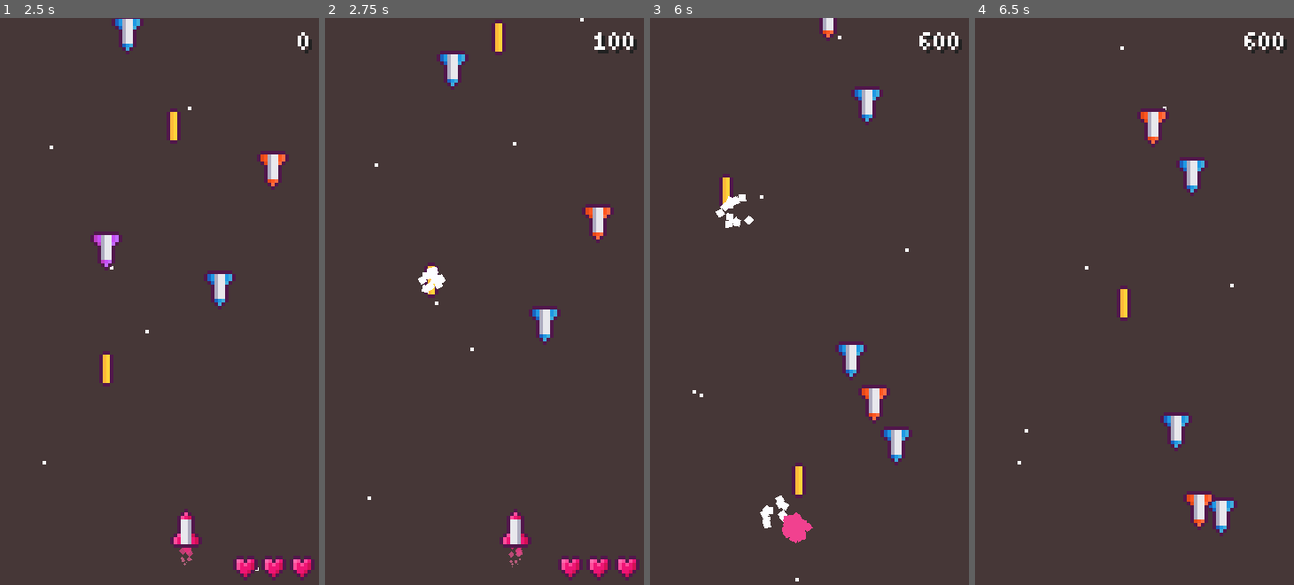
Above: before the commit, frames 1-4 (left to right).
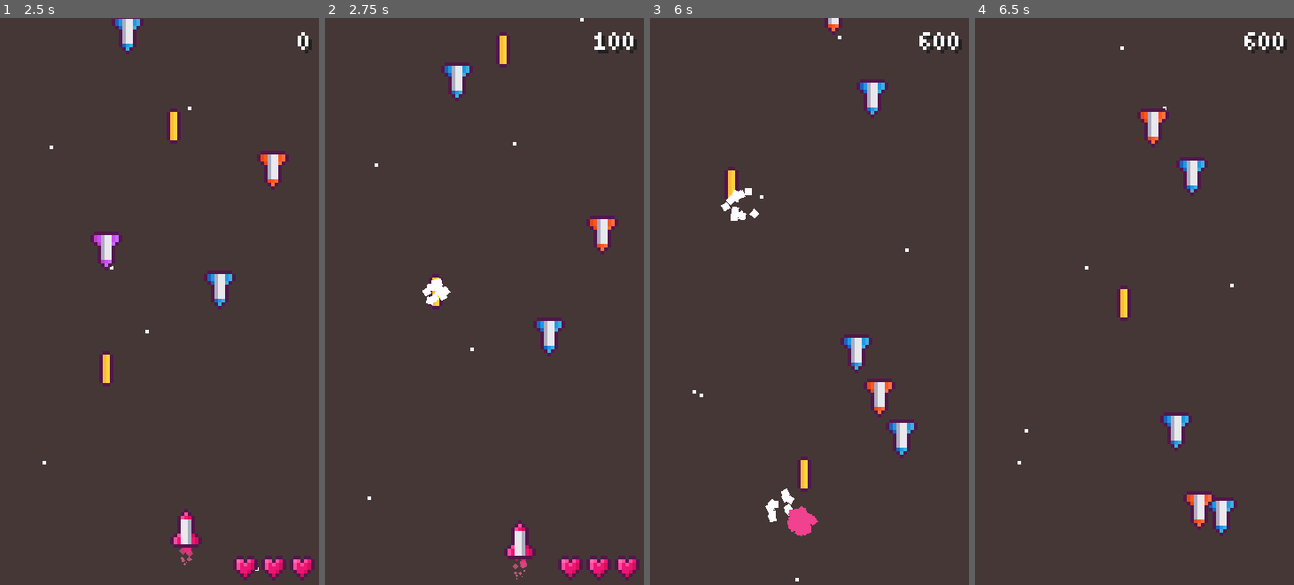
Above: after the commit, the same moments.

Repository: xinyer/game-spaceshooter
Game: Godot game, scene res://scene/World.tscn
The game is run twice, just before and just after one commit, with the same random seed, the same clock (stepped at 60 frames per second) and the same inputs.
Inputs (mouse positions are in pixels of both pictures, inside the frame that each line leads up to):
- Up to frame 1 (2.5 s): move the mouse to (229, 273) at 0.52 s; press the mouse at (229, 273) at 0.53 s; move the mouse to (95, 329) at 1.27 s; release the mouse at (95, 329) at 1.28 s; click (95, 329) at 1.35 s; move the mouse to (191, 176) at 2.02 s; press the mouse at (191, 176) at 2.03 s
- Up to frame 2 (2.75 s): no input
- Up to frame 3 (6 s): move the mouse to (793, 414) at 2.77 s; release the mouse at (793, 414) at 2.78 s; click (793, 414) at 2.85 s; move the mouse to (905, 386) at 3.52 s; press the mouse at (905, 386) at 3.53 s; move the mouse to (713, 216) at 4.27 s; release the mouse at (713, 216) at 4.28 s; click (713, 216) at 4.35 s; move the mouse to (825, 301) at 5.02 s; press the mouse at (825, 301) at 5.03 s; move the mouse to (761, 159) at 5.77 s; release the mouse at (761, 159) at 5.78 s; click (761, 159) at 5.85 s
- Up to frame 4 (6.5 s): no input

Frame 1 is identical in both runs. In frame 2, 3.2% of the frame differs, in the area x 29-92%, y 0-100%; in frame 3, 3.9%, in the area x 20-84%, y 0-93%; in frame 4, nothing differs.

Commit message:
Add screen shake if enemy or player die

Diff:
--- /dev/null
+++ b/scene/ScreenShake.tscn
@@ -0,0 +1,15 @@
+[gd_scene load_steps=2 format=2]
+
+[ext_resource path="res://script/ScreenShake.gd" type="Script" id=1]
+
+[node name="ScreenShake" type="Node2D"]
+script = ExtResource( 1 )
+
+[node name="ShakeTween" type="Tween" parent="."]
+
+[node name="Frequency" type="Timer" parent="."]
+
+[node name="Duration" type="Timer" parent="."]
+one_shot = true
+[connection signal="timeout" from="Frequency" to="." method="_on_Frequency_timeout"]
+[connection signal="timeout" from="Duration" to="." method="_on_Duration_timeout"]
--- a/scene/World.tscn
+++ b/scene/World.tscn
@@ -10,6 +10,8 @@
 [ext_resource path="res://script/ParallaxBackground.gd" type="Script" id=8]
 [ext_resource path="res://assets/Background/Star_background_2.png" type="Texture" id=9]
 [ext_resource path="res://assets/Background/Star_background_3.png" type="Texture" id=10]
+[ext_resource path="res://scene/ScreenShake.tscn" type="PackedScene" id=11]
+[ext_resource path="res://script/Camera2D.gd" type="Script" id=12]
 
 [sub_resource type="DynamicFont" id=1]
 size = 8
@@ -85,5 +87,12 @@
 visible = false
 texture = ExtResource( 10 )
 centered = false
+
+[node name="Camera2D" type="Camera2D" parent="."]
+anchor_mode = 0
+current = true
+script = ExtResource( 12 )
+
+[node name="ScreenShake" parent="Camera2D" instance=ExtResource( 11 )]
 [connection signal="node_instance" from="Player" to="." method="_node_instance"]
 [connection signal="timeout" from="EnemyTimer" to="." method="_on_EnemyTimer_timeout"]
--- /dev/null
+++ b/script/Camera2D.gd
@@ -0,0 +1,15 @@
+extends Camera2D
+
+func _ready():
+	Global.camera = self
+	pass
+
+
+func _exit_tree():
+	Global.camera = null
+	pass
+
+
+func small_shake():
+	$ScreenShake.start(0.1, 15, 4, 0)
+	pass
--- a/script/Enemy.gd
+++ b/script/Enemy.gd
@@ -25,6 +25,8 @@
 		if health <= 0:
 			AudioManager.play("Explosion")
 			emit_signal("node_instance", destory_particles, global_position)
+			if Global.camera != null:
+				Global.camera.small_shake()
 			Global.score += point
 			queue_free()
 	pass
--- a/script/Global.gd
+++ b/script/Global.gd
@@ -5,3 +5,5 @@
 var player_health = 0
 
 var score = 0
+
+var camera = null
--- a/script/Player.gd
+++ b/script/Player.gd
@@ -36,5 +36,7 @@
 		if (Global.player_health == 0):
 			AudioManager.play("Explosion")
 			emit_signal("node_instance", destory_particles, global_position)
+			if Global.camera != null:
+				Global.camera.small_shake()
 			queue_free()
 	pass
--- /dev/null
+++ b/script/ScreenShake.gd
@@ -0,0 +1,46 @@
+extends Node
+
+const TRANS = Tween.TRANS_SINE
+const EASE = Tween.EASE_IN_OUT
+
+var amplitude = 0
+var priority = 0
+
+onready var camera = get_parent()
+
+func start(duration = 0.2, frequency = 15, amplitude = 16, priority = 0):
+	if (priority >= self.priority):
+		self.priority = priority
+		self.amplitude = amplitude
+
+		$Duration.wait_time = duration
+		$Frequency.wait_time = 1 / float(frequency)
+		$Duration.start()
+		$Frequency.start()
+
+		_new_shake()
+
+func _new_shake():
+	var rand = Vector2()
+	rand.x = rand_range(-amplitude, amplitude)
+	rand.y = rand_range(-amplitude, amplitude)
+
+	$ShakeTween.interpolate_property(camera, "offset", camera.offset, rand, $Frequency.wait_time, TRANS, EASE)
+	$ShakeTween.start()
+
+func _reset():
+	$ShakeTween.interpolate_property(camera, "offset", camera.offset, Vector2(), $Frequency.wait_time, TRANS, EASE)
+	$ShakeTween.start()
+
+	priority = 0
+
+
+func _on_Frequency_timeout():
+	_new_shake()
+	pass
+
+
+func _on_Duration_timeout():
+	_reset()
+	$Frequency.stop()
+	pass
Not shown: 1 places in scene/World.tscn that only renumber resources
